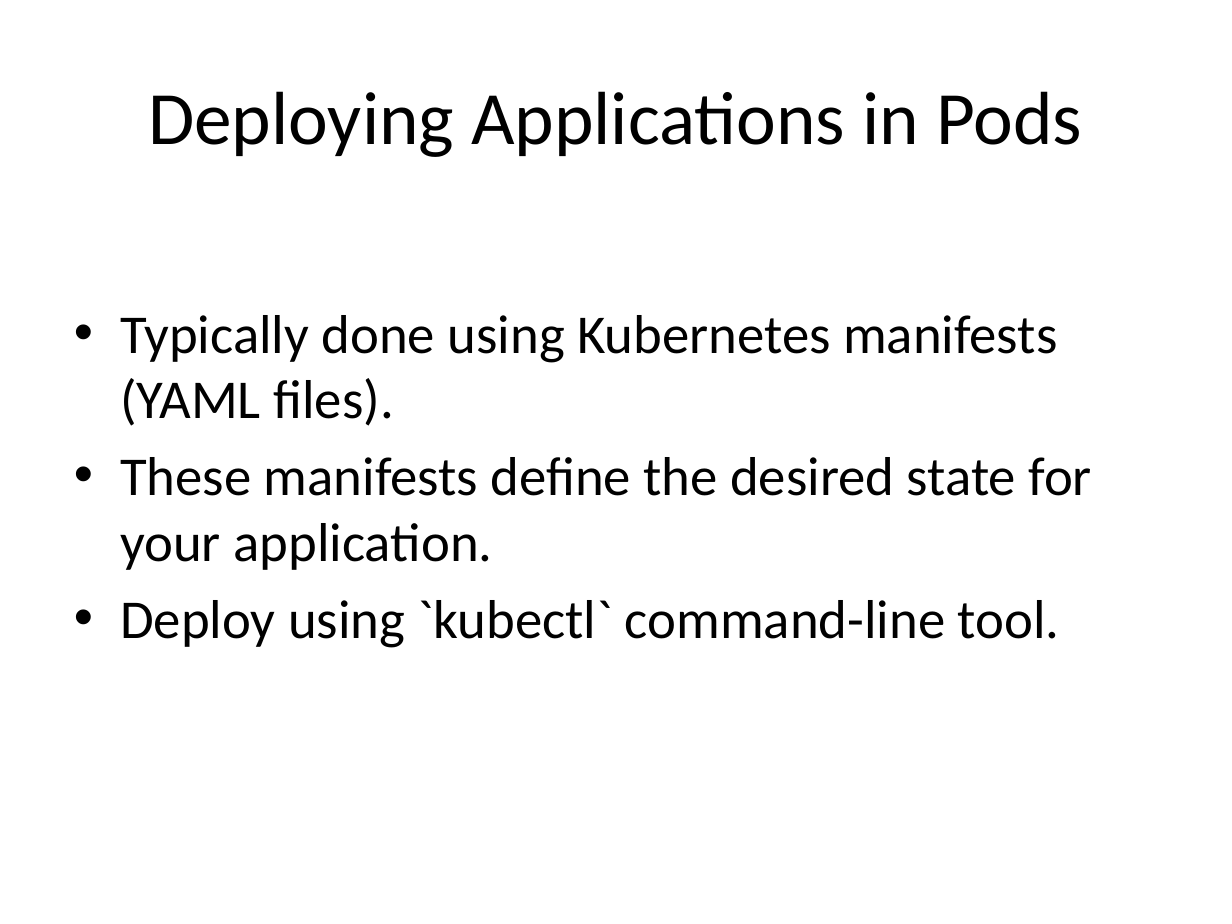
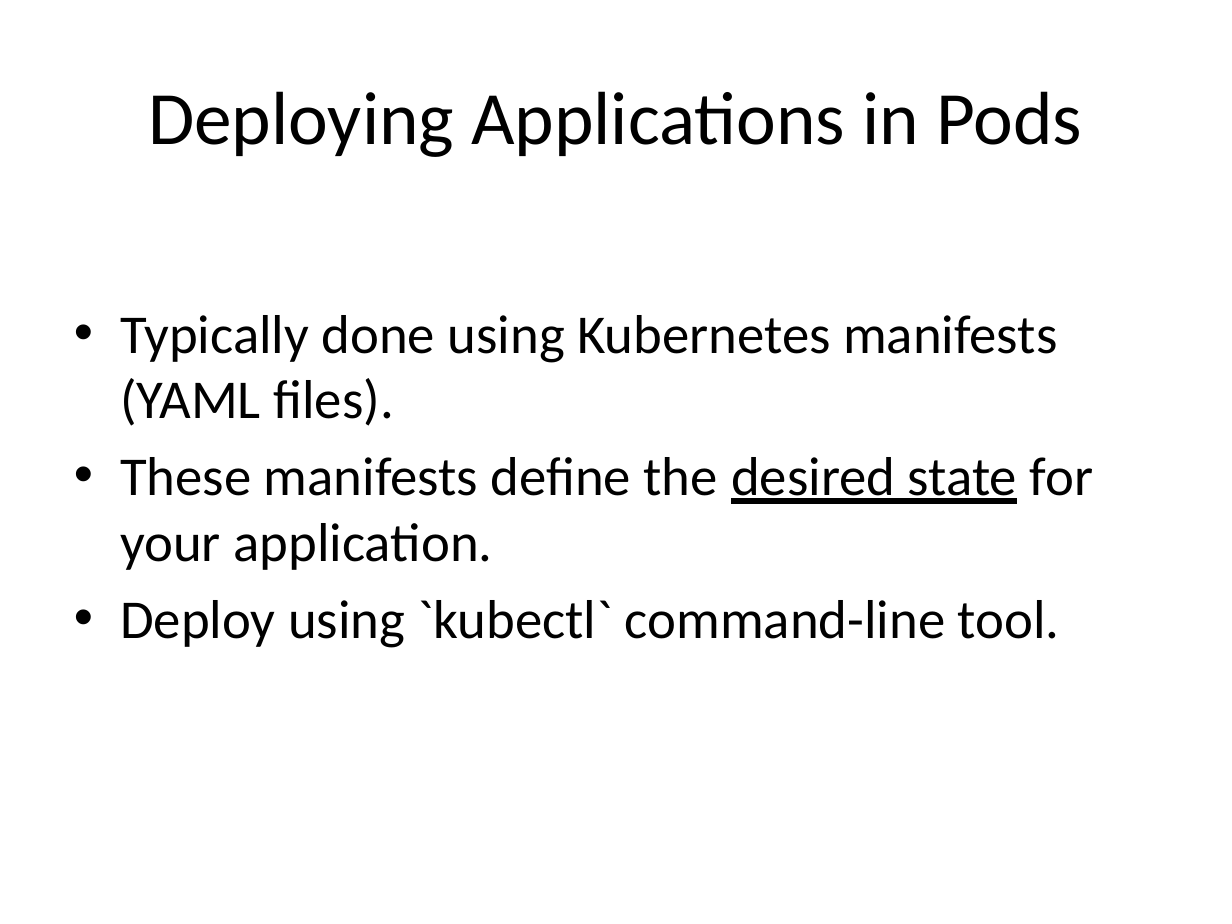
Before and after one commit to sebivenlo/ESD-2023-Kubernetes, a slide deck: slide 3 of presentation/pods_presentation.pptx. Drawn at 1232x924 pixels with LibreOffice and Linux fonts; fonts in the diff are those of the drawing. Boxes give left, top, right and bottom in pixels: in the first picture for what was removed or moved away, otherwise in the second. Text is boxed around its words. In the diff, an @@ line names an element or a change of style, - is before the commit and + after.

```diff
--- a/presentation/pods_presentation.pptx
+++ b/presentation/pods_presentation.pptx
@@ text at (120, 457, 1093, 570): underline on in "desired state" @@
```
